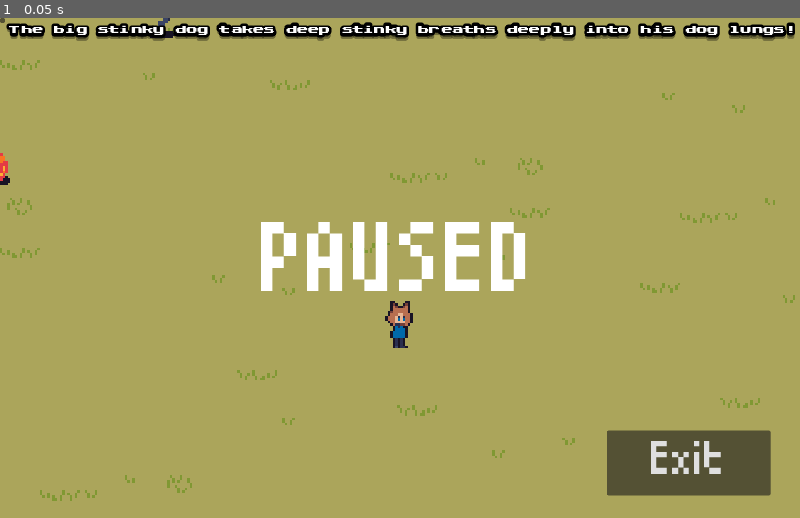
Above: before the commit, frame 1.
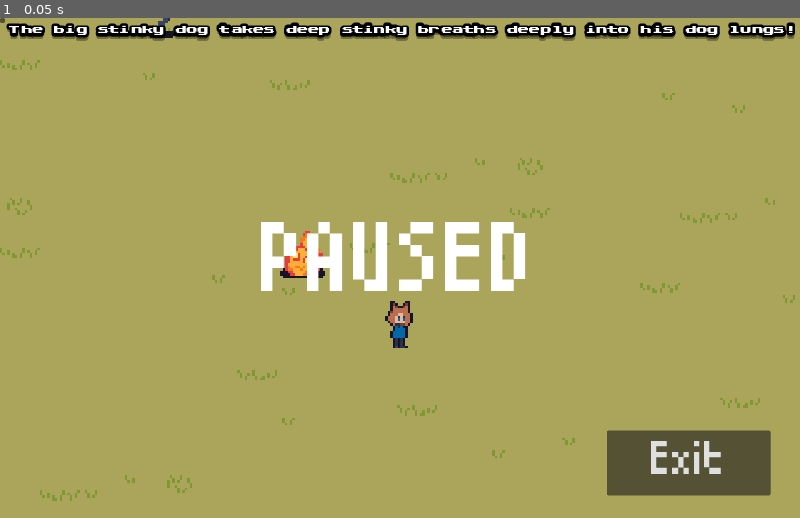
Above: after the commit, the same moment.

Repository: ColtonPhillips/its-spreading
Game: Godot game, scene res://scenes/world.tscn
Two runs of this game, one before a commit and one after it. Both use one fixed random seed, a clock stepped at 60 frames per second and the inputs below.
Inputs:
- Up to frame 1 (0.05 s): no input

The runs differ from the first frame. In frame 1, 0.3% of the frame differs, in the area x 0-41%, y 27-52%.

Commit message:
Pass 1 at collision handling.

Diff:
--- a/components/hitbox_component.gd
+++ /dev/null
@@ -1,23 +0,0 @@
-# Give the component a class name so it can be instanced as a custom node
-class_name HitboxComponent
-extends Area2D
-
-# Export the damage amount this hitbox deals
-@export var damage = 1.0
-
-# Create a signal for when the hitbox hits a hurtbox
-signal hit_hurtbox(hurtbox)
-
-func _ready():
-	# Connect on area entered to our hurtbox entered function
-	area_entered.connect(_on_hurtbox_entered)
-
-func _on_hurtbox_entered(hurtbox: HurtboxComponent):
-	# Make sure the area we are overlapping is a hurtbox
-	if not hurtbox is HurtboxComponent: return
-	# Make sure the hurtbox isn't invincible
-	if hurtbox.is_invincible: return
-	# Signal out that we hit a hurtbox (this is useful for destroying projectiles when they hit something)
-	hit_hurtbox.emit(hurtbox)
-	# Have the hurtbox signal out that it was hit
-	hurtbox.hurt.emit(self)
--- a/components/hurt_component.gd
+++ /dev/null
@@ -1,17 +0,0 @@
-# Give the component a class name so it can be instanced as a custom node
-class_name HurtComponent
-extends Node
-
-# Grab the stats so we can alter the health
-#@export var stats_component: StatsComponent
-
-# Grab a hurtbox so we know when we have taken a hiet
-@export var hurtbox_component: HurtboxComponent
-
-func _ready() -> void:
-	# Connect the hurt signal on the hurtbox component to an anonymous function
-	# that removes health equal to the damage from the hitbox
-	hurtbox_component.hurt.connect(func(hitbox_component: HitboxComponent):
-		#stats_component.health -= hitbox_component.damage
-		pass
-	)
--- a/components/hurtbox_component.gd
+++ /dev/null
@@ -1,20 +0,0 @@
-# Give the component a class name so it can be instanced as a custom node
-class_name HurtboxComponent
-extends Area2D
-
-# Create the is_invincible boolean
-var is_invincible = false :
-	# Here we create an inline setter so we can disable and enable collision shapes on
-	# the hurtbox when is_invincible is changed.
-	set(value):
-		is_invincible = value
-		# Disable any collisions shapes on this hurtbox when it is invincible
-		# And reenable them when it isn't invincible
-		for child in get_children():
-			if not child is CollisionShape2D and not child is CollisionPolygon2D: continue
-			# Use call deferred to make sure this doesn't happen in the middle of the
-			# physics process
-			child.set_deferred("disabled", is_invincible)
-
-# Create a signal for when this hurtbox is hit by a hitbox
-signal hurt(hitbox)
--- /dev/null
+++ b/physics/hit_box.gd
@@ -0,0 +1,15 @@
+extends Area2D
+
+@export var damage = 1
+
+@onready var collision_shape_2d = $CollisionShape2D
+@onready var disable_timer = $DisableTimer
+
+func tempDisable():
+	collision_shape_2d.call_deferred("set", "disabled", true)
+	disable_timer.start()
+
+
+
+func _on_disable_timer_timeout():
+	collision_shape_2d.call_deferred("set", "disabled", false)
--- /dev/null
+++ b/physics/hit_box.tscn
@@ -0,0 +1,16 @@
+[gd_scene load_steps=2 format=3 uid="uid://bdm5fxr8cplx8"]
+
+[ext_resource type="Script" path="res://physics/hit_box.gd" id="1_40gud"]
+
+[node name="HitBox" type="Area2D" groups=["attack"]]
+collision_layer = 0
+collision_mask = 0
+script = ExtResource("1_40gud")
+
+[node name="CollisionShape2D" type="CollisionShape2D" parent="."]
+
+[node name="DisableTimer" type="Timer" parent="."]
+wait_time = 0.5
+one_shot = true
+
+[connection signal="timeout" from="DisableTimer" to="." method="_on_disable_timer_timeout"]
--- /dev/null
+++ b/physics/hurt_box.gd
@@ -0,0 +1,27 @@
+extends Area2D
+
+@export_enum("Cooldown", "HitOnce", "DisableHit") var HurtBoxType = 0
+
+@onready var collision_shape_2d = $CollisionShape2D
+@onready var disable_timer = $DisableTimer
+
+signal hurt(damage)
+
+func _on_disable_timer_timeout():
+	collision_shape_2d.call_deferred("set", "disabled", false)
+
+func _on_area_entered(area):
+	print("smeee")
+	if area.is_in_group("attack"):
+		if area.get("damage") != null:
+			match HurtBoxType:
+				0: #Cooldown
+					collision_shape_2d.call_deferred("set", "disabled", true)
+					disable_timer.start()
+				1: #Hit Once
+					pass
+				2: #DisableHitbox
+					if area.has_method("tempDisabled"):
+						area.tempDisable()
+			var damage = area.damage
+			emit_signal("hurt", damage)
--- /dev/null
+++ b/physics/hurt_box.tscn
@@ -0,0 +1,17 @@
+[gd_scene load_steps=2 format=3 uid="uid://dxwaejsl8qimd"]
+
+[ext_resource type="Script" path="res://physics/hurt_box.gd" id="1_2arob"]
+
+[node name="HurtBox" type="Area2D"]
+collision_layer = 0
+collision_mask = 0
+script = ExtResource("1_2arob")
+
+[node name="CollisionShape2D" type="CollisionShape2D" parent="."]
+
+[node name="DisableTimer" type="Timer" parent="."]
+wait_time = 0.5
+one_shot = true
+
+[connection signal="area_entered" from="." to="." method="_on_area_entered"]
+[connection signal="timeout" from="DisableTimer" to="." method="_on_disable_timer_timeout"]
--- a/project.godot
+++ b/project.godot
@@ -67,6 +67,13 @@
 ]
 }
 
+[layer_names]
+
+2d_physics/layer_1="World"
+2d_physics/layer_2="Player"
+2d_physics/layer_3="Enemty"
+2d_physics/layer_4="Loot"
+
 [rendering]
 
 textures/canvas_textures/default_texture_filter=0
--- a/scenes/enemy/enemy.gd
+++ b/scenes/enemy/enemy.gd
@@ -2,6 +2,8 @@
 extends CharacterBody2D
 
 @export var move_speed = 20.0
+@export var hp = 80
+
 #optimize?
 @onready var player = get_tree().get_first_node_in_group("player")
 @onready var sprite_2d = $Sprite2D
@@ -20,3 +22,9 @@
 		sprite_2d.flip_h = true
 	if velocity.x < 0:
 		sprite_2d.flip_h = false
+
+
+func _on_hurt_box_hurt(damage):
+	hp -= damage
+	if hp <= 0:
+		queue_free()
--- a/scenes/enemy/enemy.tscn
+++ b/scenes/enemy/enemy.tscn
@@ -1,12 +1,33 @@
-[gd_scene load_steps=2 format=3 uid="uid://0pcv5ermn1p"]
+[gd_scene load_steps=4 format=3 uid="uid://0pcv5ermn1p"]
 
 [ext_resource type="Script" path="res://scenes/enemy/enemy.gd" id="1_bi6oj"]
+[ext_resource type="PackedScene" uid="uid://dxwaejsl8qimd" path="res://physics/hurt_box.tscn" id="2_jk4wm"]
+[ext_resource type="PackedScene" uid="uid://bdm5fxr8cplx8" path="res://physics/hit_box.tscn" id="3_6m0l5"]
 
 [node name="Enemy" type="CharacterBody2D" groups=["enemy"]]
+collision_layer = 0
+collision_mask = 0
 motion_mode = 1
 script = ExtResource("1_bi6oj")
 
 [node name="Sprite2D" type="Sprite2D" parent="."]
 
 [node name="CollisionShape2D" type="CollisionShape2D" parent="."]
+visible = false
 position = Vector2(0, -5)
+
+[node name="HurtBox" parent="." instance=ExtResource("2_jk4wm")]
+collision_layer = 4
+collision_mask = 4
+
+[node name="HitBox" parent="." instance=ExtResource("3_6m0l5")]
+collision_layer = 2
+collision_mask = 2
+
+[node name="CollisionShape2D" parent="HitBox" index="0"]
+debug_color = Color(0.870588, 0.294118, 0.494118, 0.419608)
+
+[connection signal="hurt" from="HurtBox" to="." method="_on_hurt_box_hurt"]
+
+[editable path="HurtBox"]
+[editable path="HitBox"]
--- a/scenes/enemy/fire_orb_enemy.tscn
+++ b/scenes/enemy/fire_orb_enemy.tscn
@@ -1,10 +1,16 @@
-[gd_scene load_steps=4 format=3 uid="uid://bjopb88sq766e"]
+[gd_scene load_steps=6 format=3 uid="uid://bjopb88sq766e"]
 
 [ext_resource type="PackedScene" uid="uid://0pcv5ermn1p" path="res://scenes/enemy/enemy.tscn" id="1_ni0a7"]
 [ext_resource type="Texture2D" uid="uid://cjuoaowmdixmj" path="res://art/sheet.png" id="2_peauw"]
 
 [sub_resource type="CircleShape2D" id="CircleShape2D_l1kca"]
 radius = 7.07107
+
+[sub_resource type="RectangleShape2D" id="RectangleShape2D_4j7yb"]
+size = Vector2(15, 16)
+
+[sub_resource type="CircleShape2D" id="CircleShape2D_ll4qu"]
+radius = 6.0
 
 [node name="FireOrbEnemy" instance=ExtResource("1_ni0a7")]
 
@@ -17,3 +23,15 @@
 [node name="CollisionShape2D" parent="." index="1"]
 position = Vector2(0, -6)
 shape = SubResource("CircleShape2D_l1kca")
+
+[node name="CollisionShape2D" parent="HurtBox" index="0"]
+position = Vector2(0.5, -8)
+shape = SubResource("RectangleShape2D_4j7yb")
+
+[node name="CollisionShape2D" parent="HitBox" index="0"]
+position = Vector2(0, -6)
+shape = SubResource("CircleShape2D_ll4qu")
+debug_color = Color(0.498039, 0.447059, 0.952941, 0.419608)
+
+[editable path="HurtBox"]
+[editable path="HitBox"]
--- a/scenes/enemy/wisp_enemy.tscn
+++ b/scenes/enemy/wisp_enemy.tscn
@@ -1,10 +1,16 @@
-[gd_scene load_steps=4 format=3 uid="uid://dkiuk5y53nmy2"]
+[gd_scene load_steps=6 format=3 uid="uid://dkiuk5y53nmy2"]
 
 [ext_resource type="PackedScene" uid="uid://0pcv5ermn1p" path="res://scenes/enemy/enemy.tscn" id="1_da14o"]
 [ext_resource type="Texture2D" uid="uid://cjuoaowmdixmj" path="res://art/sheet.png" id="2_svgh6"]
 
 [sub_resource type="RectangleShape2D" id="RectangleShape2D_lusr8"]
 size = Vector2(7, 25)
+
+[sub_resource type="RectangleShape2D" id="RectangleShape2D_c165k"]
+size = Vector2(21, 28)
+
+[sub_resource type="RectangleShape2D" id="RectangleShape2D_34wgp"]
+size = Vector2(9, 25)
 
 [node name="WispEnemy" instance=ExtResource("1_da14o")]
 move_speed = 17.67
@@ -17,3 +23,14 @@
 [node name="CollisionShape2D" parent="." index="1"]
 position = Vector2(0, 3)
 shape = SubResource("RectangleShape2D_lusr8")
+
+[node name="CollisionShape2D" parent="HurtBox" index="0"]
+position = Vector2(0, 2)
+shape = SubResource("RectangleShape2D_c165k")
+
+[node name="CollisionShape2D" parent="HitBox" index="0"]
+position = Vector2(1, 3)
+shape = SubResource("RectangleShape2D_34wgp")
+
+[editable path="HurtBox"]
+[editable path="HitBox"]
--- a/scenes/player.gd
+++ b/scenes/player.gd
@@ -6,11 +6,11 @@
 @onready var down_slot = $Slots/DownSlot
 @onready var up_slot = $Slots/UpSlot
 @onready var left_slot = $Slots/LeftSlot
-@onready var sprite_2d = $Sprite2D
 @onready var fire_rate_timer = $FireRateTimer
 @onready var animated_sprite_2d = $AnimatedSprite2D
 
 @export var move_speed = 40.0
+@export var hp = 80
 
 func _ready():
 	fire_rate_timer.timeout.connect(fire_weapon)
@@ -36,6 +36,10 @@
 	else:
 		animated_sprite_2d.play("walk")
 
+func _on_hurt_box_hurt(damage):
+	hp -= damage
+	print(hp)
+
 func fire_weapon():
 	spawner_component.spawn(right_slot.global_position, {"direction": Vector2.RIGHT})
 	spawner_component.spawn(down_slot.global_position, {"direction": Vector2.DOWN})
--- a/scenes/player.tscn
+++ b/scenes/player.tscn
@@ -1,8 +1,9 @@
-[gd_scene load_steps=12 format=3 uid="uid://c3vntakhy0jq7"]
+[gd_scene load_steps=14 format=3 uid="uid://c3vntakhy0jq7"]
 
 [ext_resource type="Script" path="res://scenes/player.gd" id="1_2stqb"]
 [ext_resource type="Texture2D" uid="uid://d3nftxbopob5v" path="res://art/player.png" id="2_34rn8"]
 [ext_resource type="Script" path="res://components/spawner_component.gd" id="3_8jtw5"]
+[ext_resource type="PackedScene" uid="uid://dxwaejsl8qimd" path="res://physics/hurt_box.tscn" id="3_b0mcm"]
 [ext_resource type="PackedScene" uid="uid://csafkqwts3rfk" path="res://scenes/projectiles/water_orb_projectile.tscn" id="4_r3uhc"]
 
 [sub_resource type="AtlasTexture" id="AtlasTexture_yjc6a"]
@@ -62,7 +63,13 @@
 radius = 2.0
 height = 16.0
 
+[sub_resource type="CapsuleShape2D" id="CapsuleShape2D_cstoa"]
+radius = 2.0
+height = 14.0
+
 [node name="Player" type="CharacterBody2D" groups=["player"]]
+collision_layer = 0
+collision_mask = 0
 motion_mode = 1
 script = ExtResource("1_2stqb")
 
@@ -78,8 +85,17 @@
 zoom = Vector2(4, 4)
 
 [node name="CollisionShape2D" type="CollisionShape2D" parent="."]
+visible = false
 position = Vector2(0, -8)
 shape = SubResource("CapsuleShape2D_cfm71")
+
+[node name="HurtBox" parent="." instance=ExtResource("3_b0mcm")]
+collision_layer = 2
+collision_mask = 2
+
+[node name="CollisionShape2D" parent="HurtBox" index="0"]
+position = Vector2(0, -8)
+shape = SubResource("CapsuleShape2D_cstoa")
 
 [node name="SpawnerComponent" type="Node2D" parent="."]
 script = ExtResource("3_8jtw5")
@@ -102,3 +118,7 @@
 [node name="FireRateTimer" type="Timer" parent="."]
 wait_time = 2.5
 autostart = true
+
+[connection signal="hurt" from="HurtBox" to="." method="_on_hurt_box_hurt"]
+
+[editable path="HurtBox"]
--- a/scenes/world.tscn
+++ b/scenes/world.tscn
@@ -20,10 +20,14 @@
 position = Vector2(0, -3)
 
 [node name="FireOrbEnemy" parent="." instance=ExtResource("3_vh7tc")]
-position = Vector2(-165, -69)
+position = Vector2(-39, -32)
+collision_layer = 1
+collision_mask = 1
 
 [node name="WispEnemy" parent="." instance=ExtResource("4_y0un6")]
 position = Vector2(-95, -143)
+collision_layer = 1
+collision_mask = 1
 
 [node name="GameplayGUI" parent="." instance=ExtResource("4_u55po")]
 
